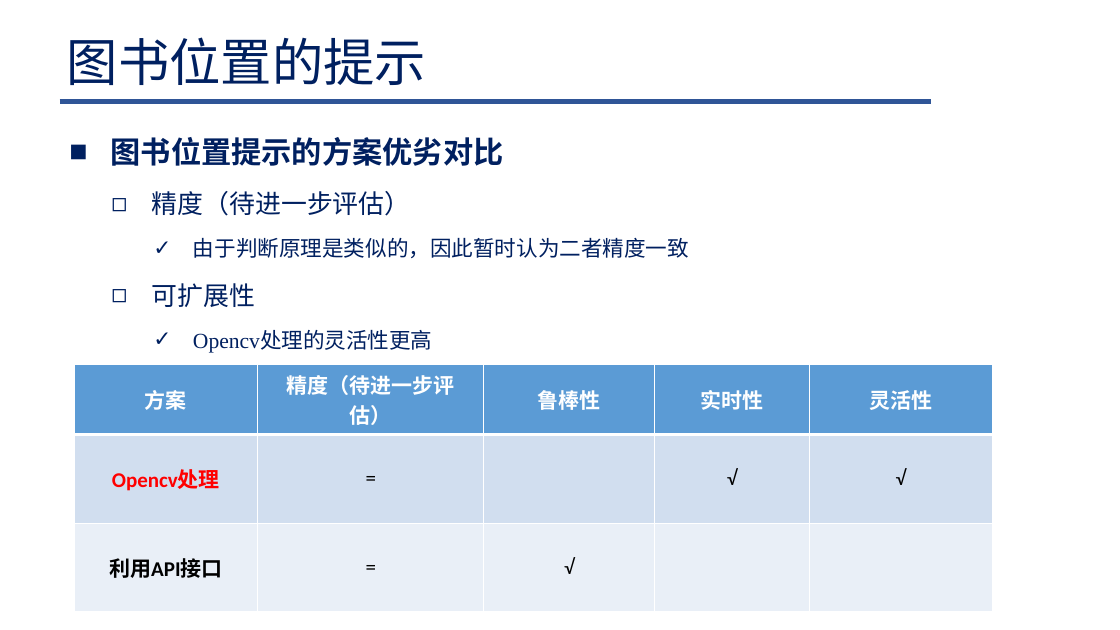
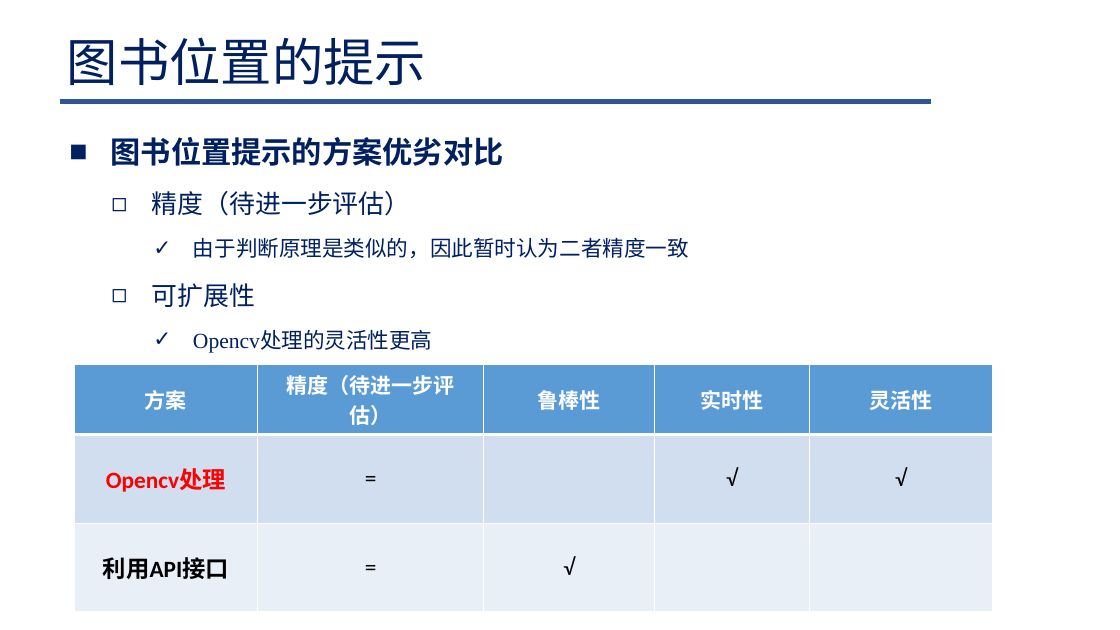
Before and after one commit to Lelucermaire111/Intelligent-blind-assistance-system, a slide deck: slide 16 of 系统设计/系统设计.pptx. Drawn at 1120x630 pixels with LibreOffice and Linux fonts; fonts in the diff are those of the drawing; background and template pictures are left out. Boxes give left, top, right and bottom in pixels: in the first picture for what was removed or moved away, otherwise in the second. Text is boxed around its words. In the diff, an @@ line names an element or a change of style, - is before the commit and + after.

```diff
--- a/系统设计/系统设计.pptx
+++ b/系统设计/系统设计.pptx
@@ table at box(74, 365, 994, 611) @@
@@ size 18 to 20 pt in "Opencv处理", "=", "√", "√" and 3 more places @@
```
Also in this commit, not shown: 3 other slides changed, 2 slides added, 2 slides removed, 13 other files.
